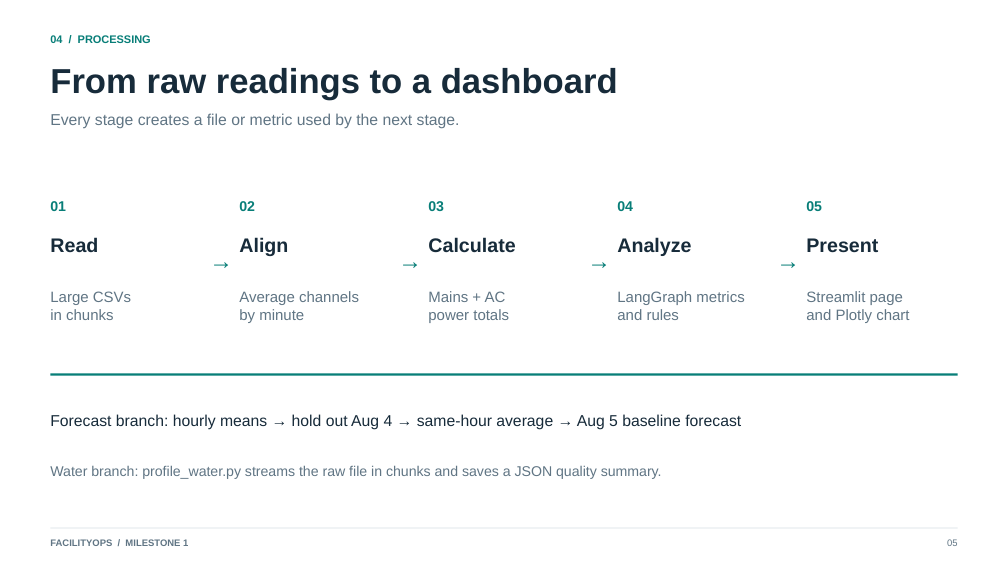
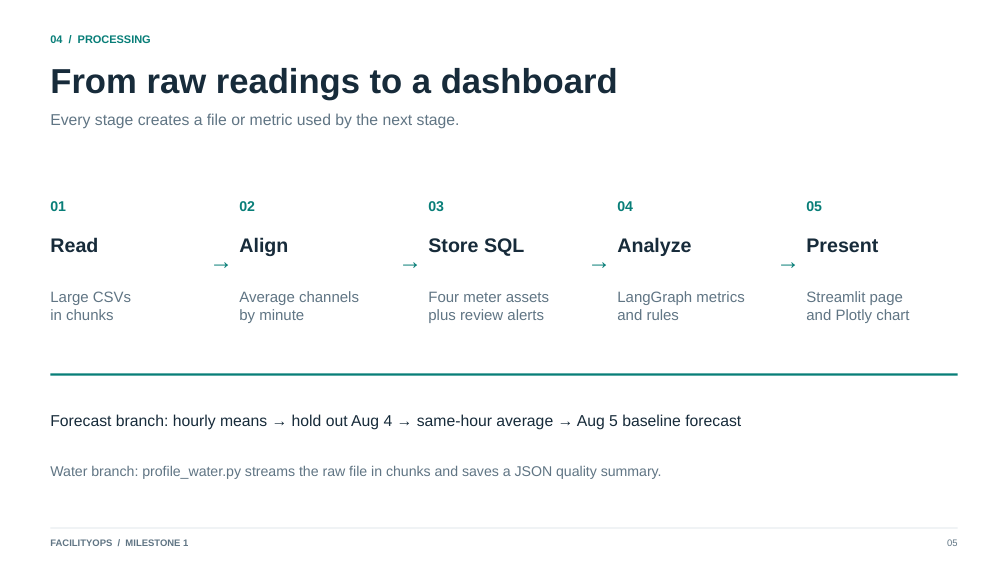
Before and after one commit to madhurantakamkavya12/SmartFacilityOps, a slide deck: slide 5 of deliverables/FacilityOps_Milestone1_Presentation.pptx. Drawn at 1008x567 pixels with LibreOffice and Linux fonts; fonts in the diff are those of the drawing. Boxes give left, top, right and bottom in pixels: in the first picture for what was removed or moved away, otherwise in the second. Text is boxed around its words. In the diff, an @@ line names an element or a change of style, - is before the commit and + after.

```diff
--- a/deliverables/FacilityOps_Milestone1_Presentation.pptx
+++ b/deliverables/FacilityOps_Milestone1_Presentation.pptx
@@ text at <box>428,238,524,256</box>: text changed @@
-Calculate
+Store SQL
@@ text at <box>428,291,549,323</box>: text changed @@
-Mains + AC
-power totals
+Four meter assets
+plus review alerts
```
Also in this commit, not shown: 2 other slides changed, 1 slide added, 1 slide removed, 8 other files.
